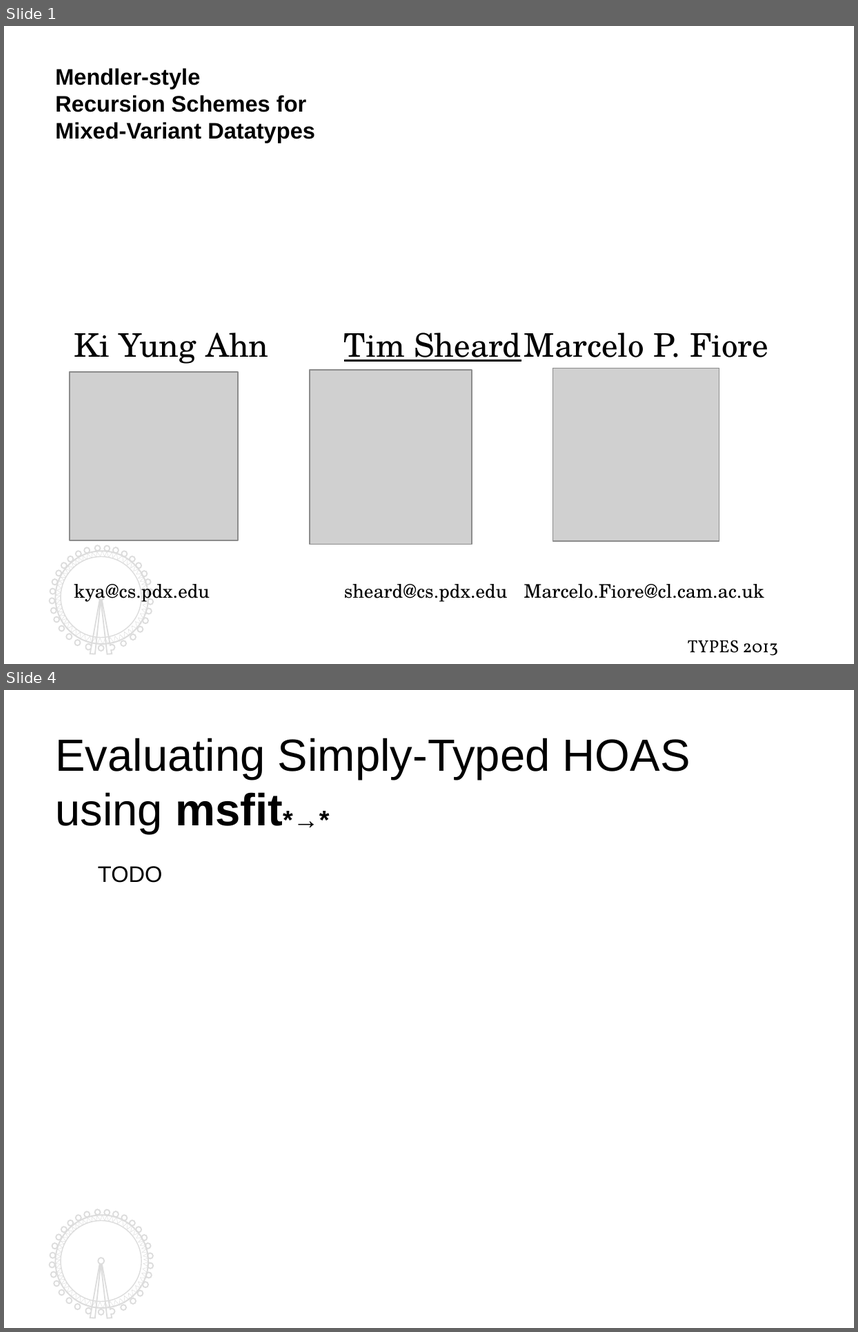
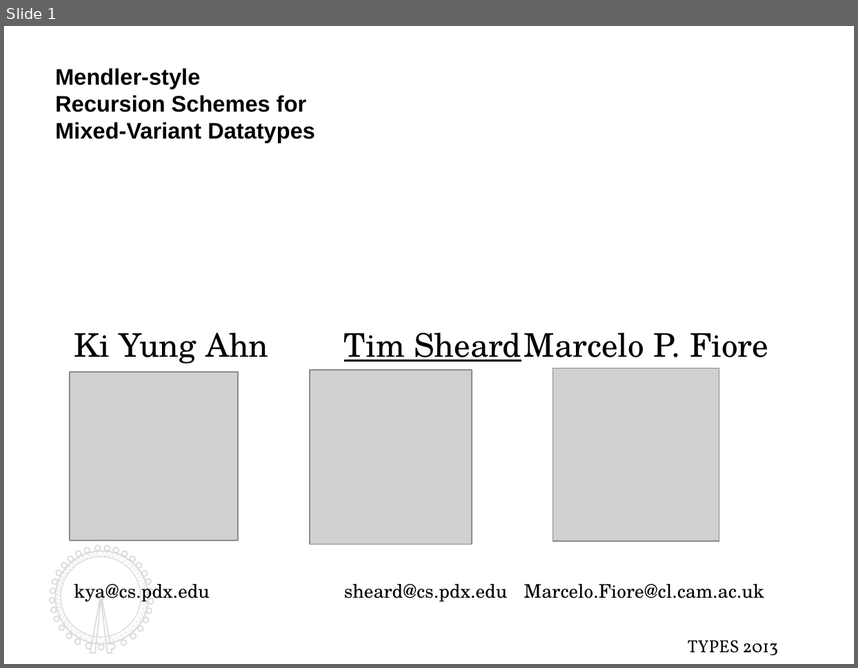
Before and after one commit to kyagrd/naxPapers, a slide deck: draft/TYPES13/ppt/myslide.odp. Shown one above the other, each under a label of ours: slides 1 and 4 before the commit, slide 1 after it; the slides between them are not shown. The pictures are 858x1332 and 858x668 pixels, drawn with LibreOffice and Linux fonts; fonts in the diff are those of the drawing; grey boxes stand for pictures. Boxes give left, top, right and bottom in pixels: in the first picture for what was removed or moved away, otherwise in the second. Text is boxed around its words. In the diff, an @@ line names an element or a change of style, - is before the commit and + after.

```diff
--- a/draft/TYPES13/ppt/myslide.odp
+++ b/draft/TYPES13/ppt/myslide.odp
@@ slide 4 removed at [4,690,854,1328], background #FFFFFF; not listed: 4 template elements that a slide beside it also shows @@
@@ text removed at [55,738,691,834] @@
-Evaluating Simply-Typed HOAS
-using msfit*→*
@@ text removed at [98,866,162,883] @@
-TODO
@@ slide 1 changed as well @@
@@ freeform shape at [49,546,154,654]: outline redrawn @@
@@ freeform shape at [55,551,149,644]: outline redrawn @@
```
Also in this commit, not shown: 2 other slides changed, 6 slides added, 2 other slides removed, 1 other file.
